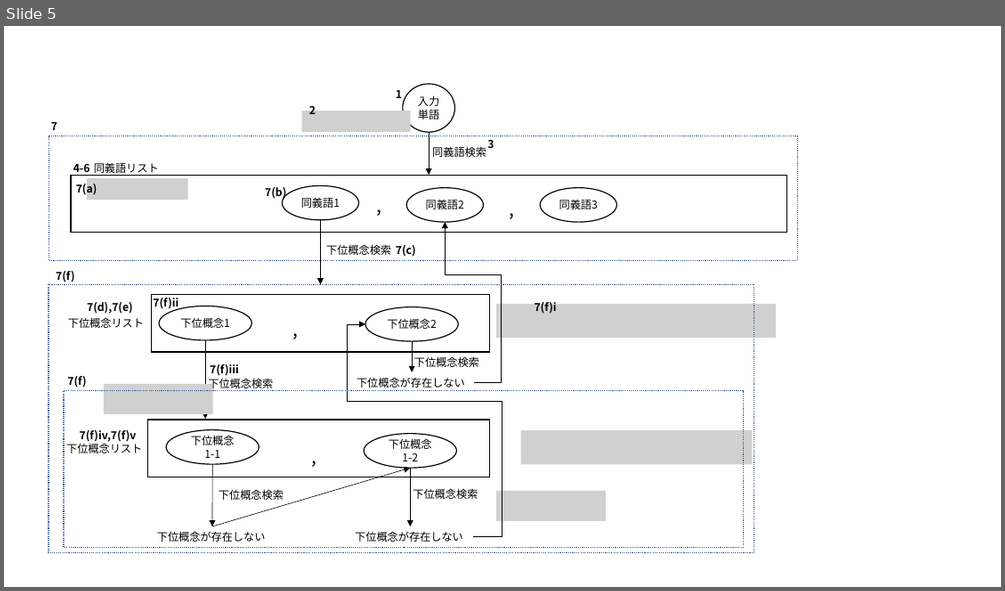
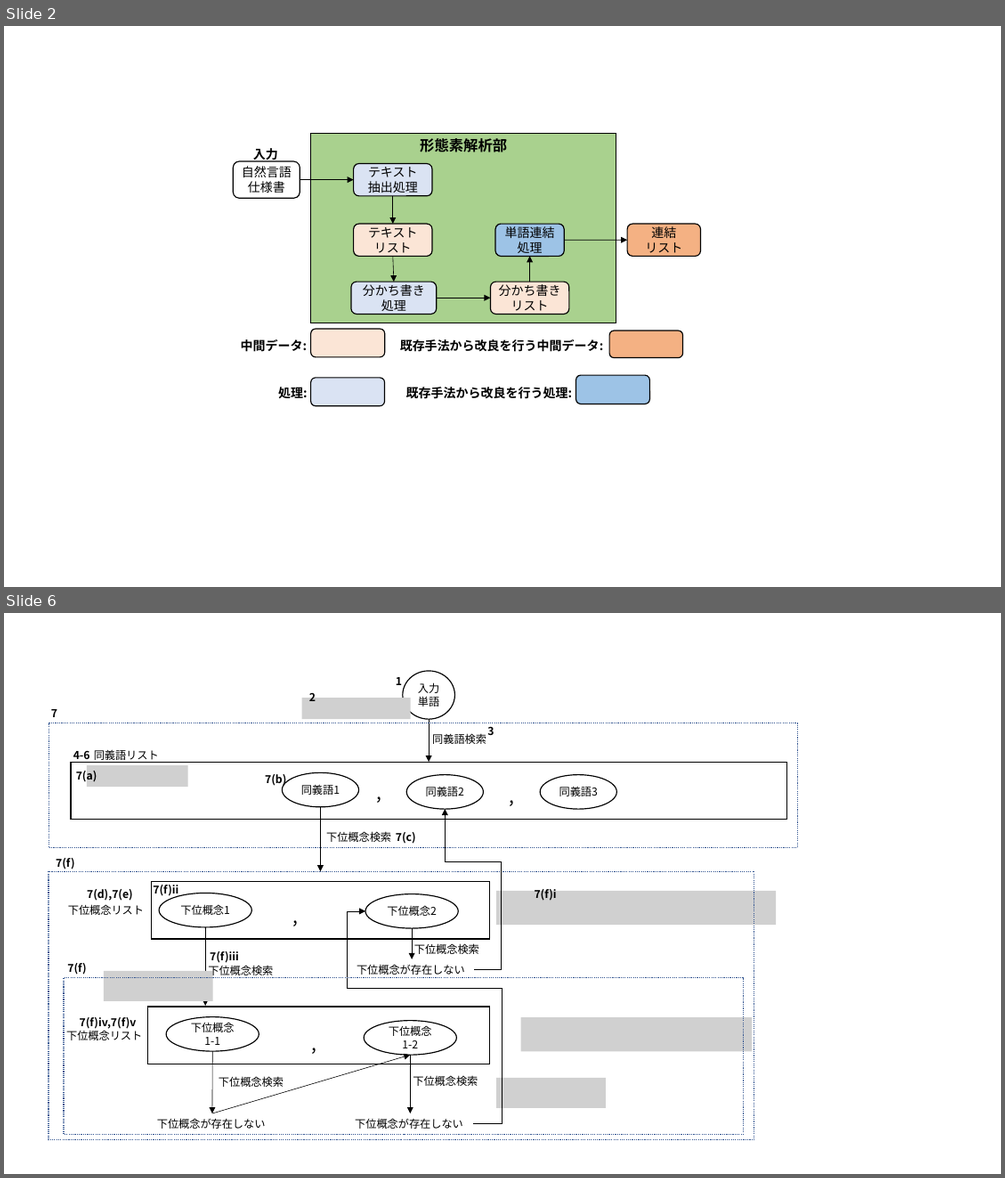
Before and after one commit to sugaken0528/masterPaper, a slide deck: image/sozai.pptx. Shown one above the other, each under a label of ours: slide 5 before the commit, slides 2 and 6 after it; the slides between them are not shown. The pictures are 1005x591 and 1005x1178 pixels, drawn with LibreOffice and Linux fonts; fonts in the diff are those of the drawing; grey boxes stand for pictures. Boxes give left, top, right and bottom in pixels: in the first picture for what was removed or moved away, otherwise in the second. Text is boxed around its words. In the diff, an @@ line names an element or a change of style, - is before the commit and + after.

```diff
--- a/image/sozai.pptx
+++ b/image/sozai.pptx
@@ slide 2 added at [4,26,1001,587], background #FFFFFF @@
@@ text added at [253,148,278,162], 12 pt, text #000000, bold @@
+入力
@@ rectangle added at [310,133,616,323], fill #A9D18E, outline #000000 1 pt, 14 pt, text #000000, bold @@
+形態素解析部
@@ rounded rectangle added at [233,161,299,198], outline #000000 1 pt, 12 pt, text #000000 @@
+自然言語
+仕様書
@@ arrow added from (300, 180) to (353, 180), #000000 0.5 pt @@
@@ rounded rectangle added at [353,164,432,196], fill #DAE3F3, outline #000000 1 pt, 12 pt, text #000000 @@
+テキスト
+抽出処理
@@ arrow added from (393, 196) to (393, 224), #000000 0.5 pt @@
@@ rounded rectangle added at [353,224,432,256], fill #FBE5D6, outline #000000 1 pt, 12 pt, text #000000 @@
+テキスト
+リスト
@@ rounded rectangle added at [495,224,564,256], fill #9DC3E6, outline #000000 1 pt, 12 pt, text #000000 @@
+単語連結
+処理
@@ rounded rectangle added at [628,224,701,256], fill #F4B183, outline #000000 1 pt, 12 pt, text #000000 @@
+連結
+リスト
@@ arrow added from (393, 257) to (394, 281), #000000 0.5 pt @@
@@ arrow added from (530, 281) to (530, 257), #000000 0.5 pt @@
@@ arrow added from (564, 240) to (628, 240), #000000 0.5 pt @@
@@ rounded rectangle added at [351,281,437,313], fill #DAE3F3, outline #000000 1 pt, 12 pt, text #000000 @@
+分かち書き
+処理
@@ rounded rectangle added at [491,281,569,313], fill #FBE5D6, outline #000000 1 pt, 12 pt, text #000000 @@
+分かち書き
+リスト
@@ arrow added from (437, 297) to (491, 297), #000000 0.5 pt @@
@@ text added at [241,339,307,352], 12 pt, text #000000, bold @@
+中間データ:
@@ rounded rectangle added at [310,329,385,357], fill #FBE5D6, outline #000000 1 pt @@
@@ text added at [400,339,604,352], 12 pt, text #000000, bold @@
+既存手法から改良を行う中間データ:
@@ rounded rectangle added at [610,330,683,357], fill #F4B183, outline #000000 1 pt @@
@@ text added at [278,386,307,398], 12 pt, text #000000, bold @@
+処理:
@@ rounded rectangle added at [310,378,385,406], fill #DAE3F3, outline #000000 1 pt @@
@@ text added at [406,386,573,399], 12 pt, text #000000, bold @@
+既存手法から改良を行う処理:
@@ rounded rectangle added at [576,375,650,404], fill #9DC3E6, outline #000000 1 pt @@
@@ what was slide 5 is now slide 6 @@
```
Also in this commit, not shown: 4 slides changed, 6 other slides added, 1 slide removed, 36 other files.
